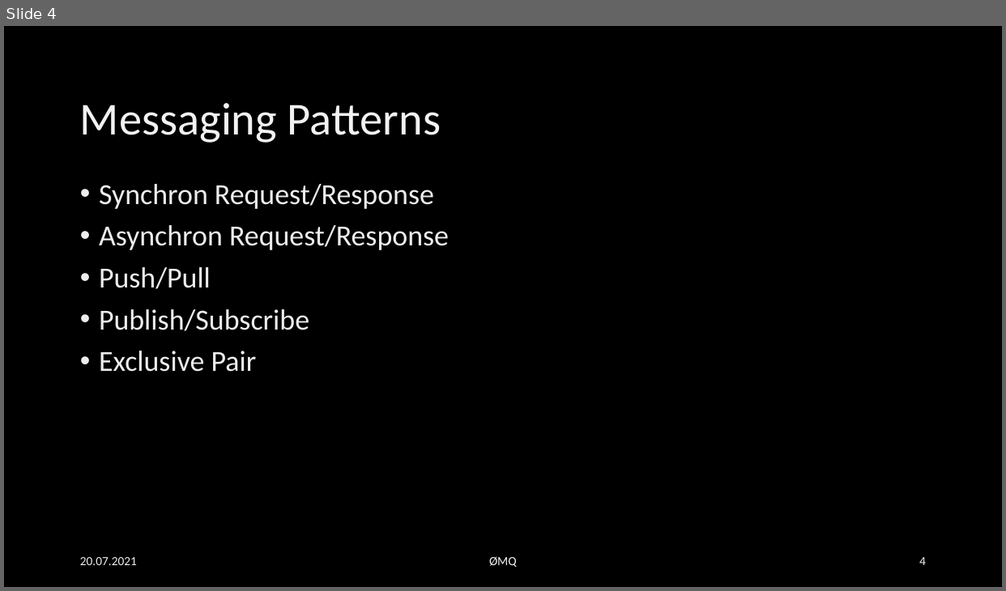
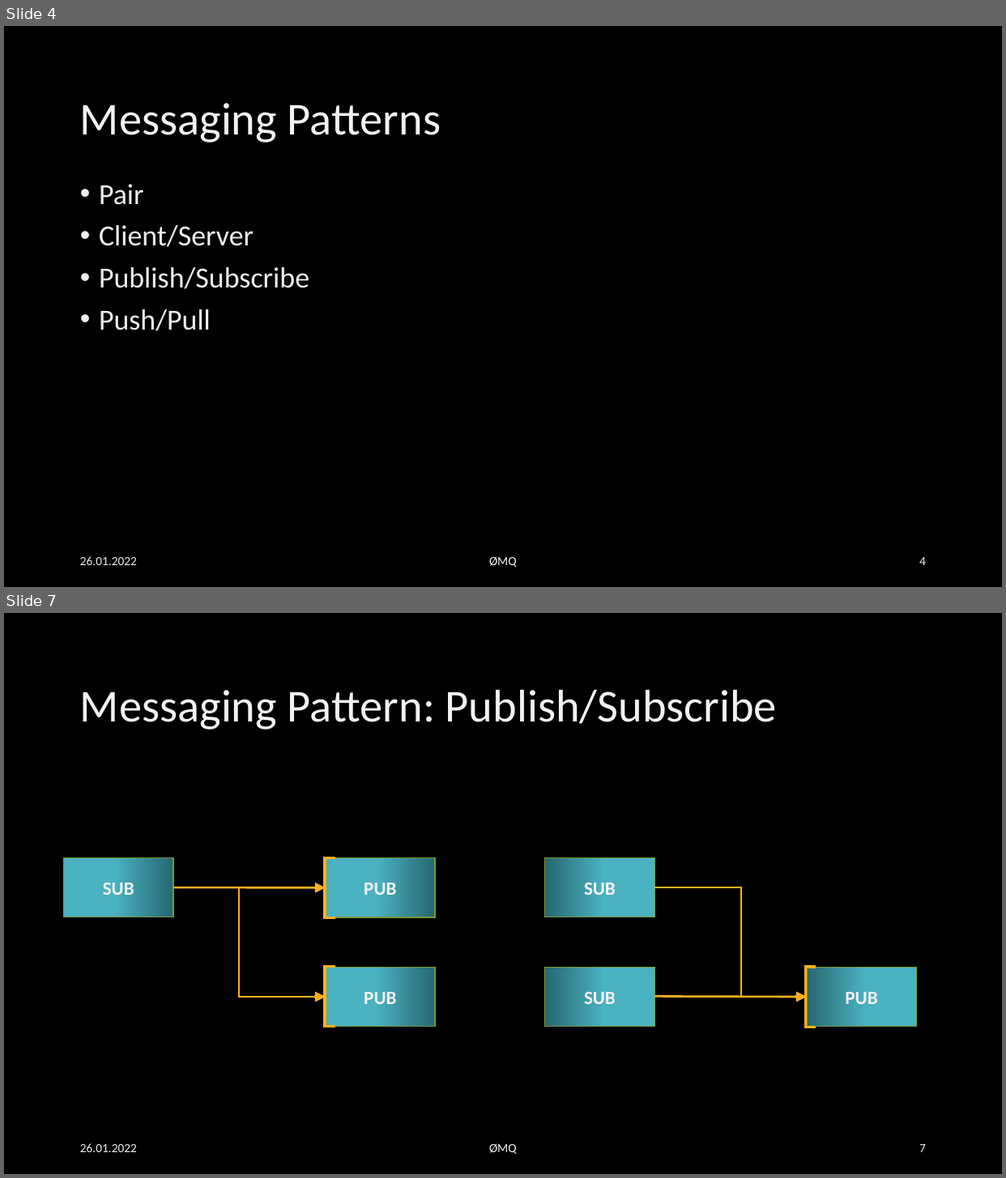
Before and after one commit to EsstBananeImEi/python_kurs, a slide deck: Materialien/Powerpoint/Einfuehrung in ZMQ.pptx. Shown one above the other, each under a label of ours: slide 4 before the commit, slides 4 and 7 after it; the slides between them are not shown. The pictures are 1006x591 and 1006x1178 pixels, drawn with LibreOffice and Linux fonts; fonts in the diff are those of the drawing; background and template pictures are left out. Boxes give left, top, right and bottom in pixels: in the first picture for what was removed or moved away, otherwise in the second. Text is boxed around its words. In the diff, an @@ line names an element or a change of style, - is before the commit and + after.

Commit message:
Design Patterns

```diff
--- a/Materialien/Powerpoint/Einfuehrung in ZMQ.pptx
+++ b/Materialien/Powerpoint/Einfuehrung in ZMQ.pptx
@@ slide 7 added at (4, 613, 1002, 1174), background picture (left out) @@
@@ title added at (80, 689, 777, 730), 44 pt, text #F2F2F2 @@
+Messaging Pattern: Publish/Subscribe
@@ group added at (64, 858, 435, 1026): 3 rectangles, 2 left braces, 1 arrow, 1 elbow arrow @@
+SUB
+PUB
+PUB
@@ group added at (545, 858, 917, 1027): 3 rectangles, 1 arrow, 1 left brace, 1 elbow line @@
+PUB
+SUB
+SUB
@@ text added at (80, 1144, 137, 1152), 12 pt, text gradient #9E9E9E to #EDEDED to #FFFFFF @@
+26.01.2022
@@ text added at (489, 1144, 517, 1154), 12 pt, text #F2F2F2 @@
+ØMQ
@@ page number added at (919, 1144, 926, 1152), 12 pt, text gradient #9E9E9E to #EDEDED to #FFFFFF @@
+7
@@ slide 4 changed as well @@
@@ text at (99, 184, 309, 289): text changed @@
-• Synchron Request/Response
-• Asynchron Request/Response
+• Pair
+• Client/Server
+• Publish/Subscribe
@@ text at (99, 310, 309, 372): paragraphs removed @@
-• Publish/Subscribe
-• Exclusive Pair
@@ text at (80, 557, 137, 565): text changed @@
-20.07.2021
+26.01.2022
```
Also in this commit, not shown: 5 other slides changed, 3 other slides added, 1 slide removed, 23 other files.
